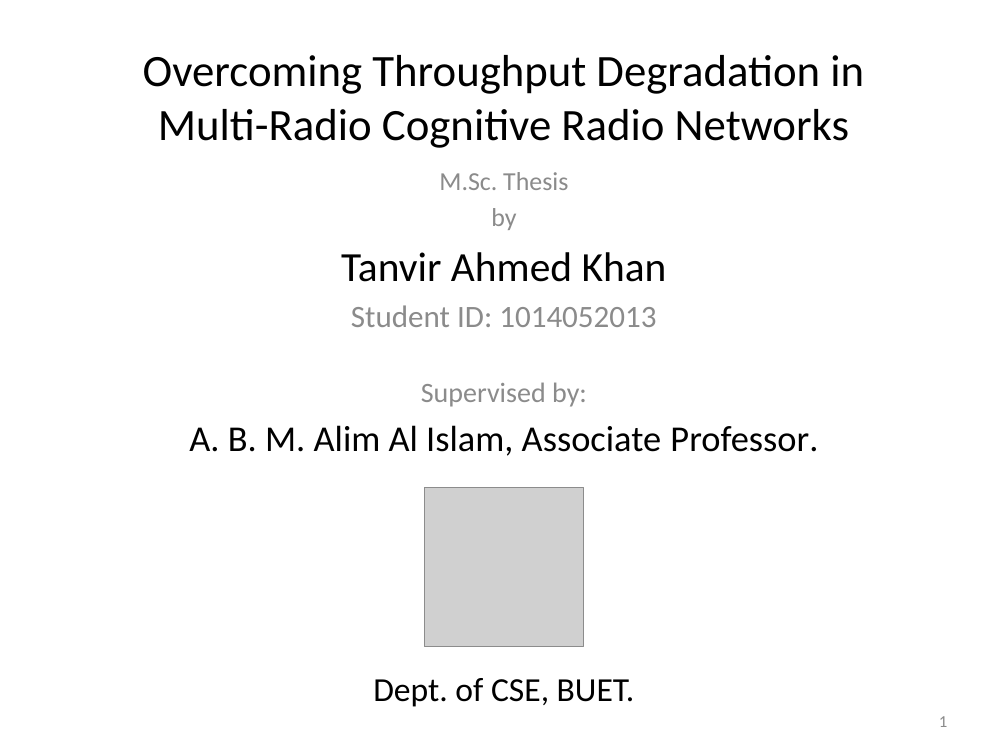
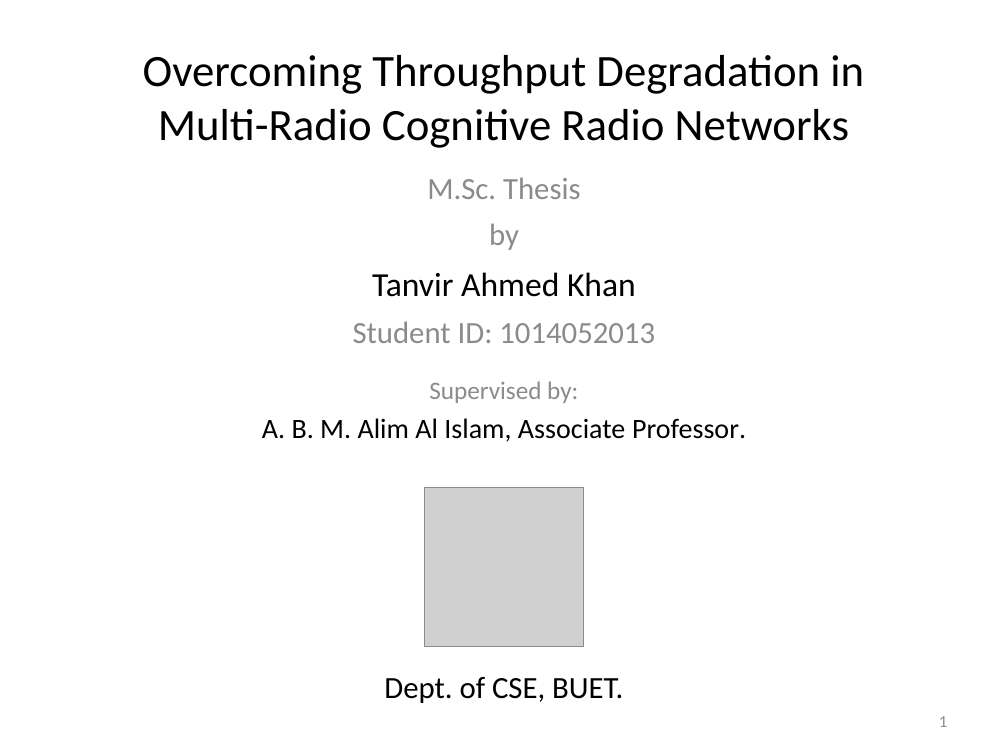
Before and after one commit to takhandipu/MSThesisPresentation, a slide deck: slide 1 of draft.pptx. Drawn at 1008x756 pixels with LibreOffice and Linux fonts; fonts in the diff are those of the drawing; grey boxes stand for pictures. Boxes give left, top, right and bottom in pixels: in the first picture for what was removed or moved away, otherwise in the second. Text is boxed around its words. In the diff, an @@ line names an element or a change of style, - is before the commit and + after.

```diff
--- a/draft.pptx
+++ b/draft.pptx
@@ subtitle "M.Sc. Thesis" at (x1=353, y1=177, x2=655, y2=343): size 18.5 to 22 pt in "M.Sc. Thesis", "by"; size 29.6 to 24 pt in "Tanvir Ahmed Khan"; size 22.2 to 22 pt in "Student ID: 1014052013"; line spacing 1 to 1.1; less space between paragraphs @@
@@ text "Supervised by:" at (x1=262, y1=381, x2=746, y2=442): size 20 to 18 pt in "Supervised by:"; size 26 to 20 pt in "A. B. M. Alim Al Islam, Associate ..."; less space between paragraphs @@
@@ text "Dept. of CSE, BUET." at (x1=384, y1=677, x2=623, y2=703): size 24 to 22 pt @@
```
Also in this commit, not shown: 2 slides added, 11 other files.
